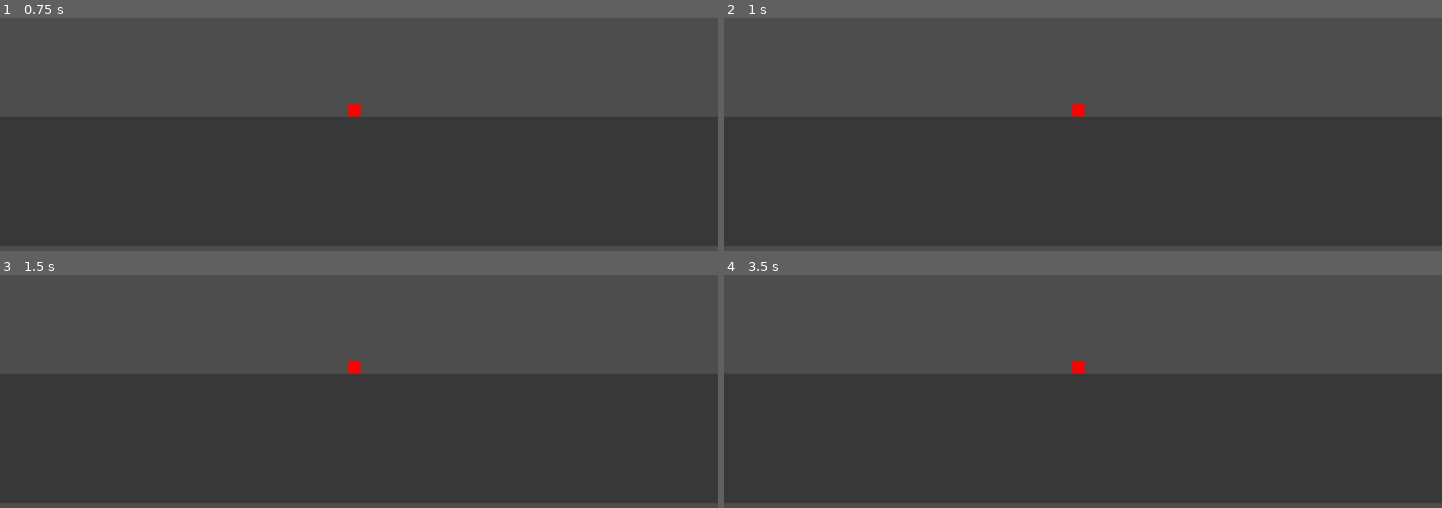
Above: before the commit, frames 1-4 (two rows, left to right).
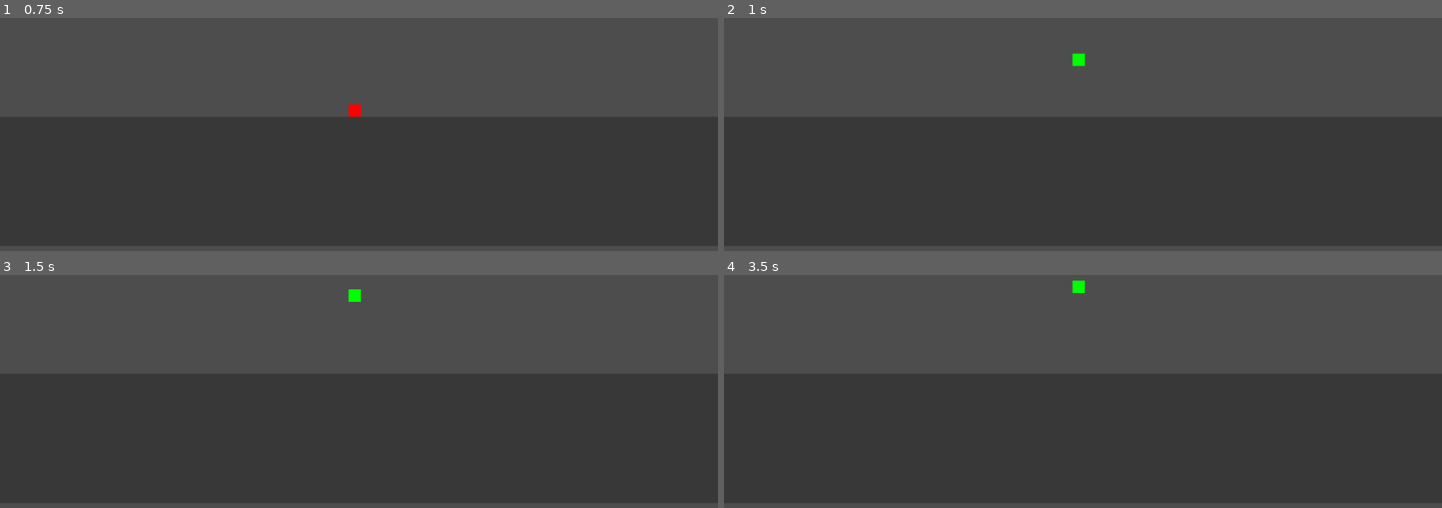
Above: after the commit, the same moments.

Repository: IllinaBurlace/Spell-Puzzle-Platformer
Game: Godot game, scene res://Scenes/test_map.tscn
The game is run twice, just before and just after one commit, with the same random seed, the same clock (stepped at 60 frames per second) and the same inputs.
Inputs:
- Up to frame 1 (0.75 s): hold D (right) from 0.53 s (still down); tap E (cast) at 0.6 s
- Up to frame 2 (1 s): keep holding D (right); tap Space (jump) at 0.77 s
- Up to frame 3 (1.5 s): keep holding D (right); tap E (cast) at 1.35 s
- Up to frame 4 (3.5 s): tap Space (jump) at 1.52, 3.02 s; release D (right) at 2.03 s; hold A (left) 2.03-2.78 s; tap E (cast) at 2.1, 2.85 s; tap Enter at 2.75 s; hold D (right) from 2.78 s (still down)

Frame 1 is identical in both runs. In frame 2, 0.2% of the frame differs, in the area x 48-51%, y 15-43%; in frame 3, 0.2%; in frame 4, 0.2%.

Commit message:
Set up movement on jump + patched minor issues

Diff:
--- a/Scripts/Player/States/idle.gd
+++ b/Scripts/Player/States/idle.gd
@@ -3,6 +3,7 @@
 
 func enter() -> void:
 	player.sprite.modulate = Color8(245, 245, 245)
+	player.velocity = Vector2.ZERO
 
 func process_state() -> State:
 	if Input.get_axis("left", "right"):
--- a/Scripts/Player/States/jump.gd
+++ b/Scripts/Player/States/jump.gd
@@ -1,10 +1,14 @@
 class_name PlayerJumpState
 extends State
 
+var entry_y: float = 0
+
 func enter() -> void:
 	player.sprite.modulate = Color8(0, 255, 0)
+	entry_y = player.position.y
+	player.velocity.y -= 500
 
 func process_state() -> State:
-	if player.is_on_floor():
+	if player.is_on_floor() and player.velocity.y >= 0:
 		return player.states[0]
 	return null
--- a/Scripts/Player/States/move.gd
+++ b/Scripts/Player/States/move.gd
@@ -3,6 +3,7 @@
 
 func enter() -> void:
 	player.sprite.modulate = Color8(255, 0, 0)
+	player.velocity.y = 0
 
 func process_state() -> State:
 	if !Input.get_axis("left", "right"):
--- a/Scripts/Player/player.gd
+++ b/Scripts/Player/player.gd
@@ -25,6 +25,7 @@
 
 	if !is_on_floor():
 		velocity.y += gravity * delta
+
 	move_and_slide()
 
 func state_machine() -> void:
